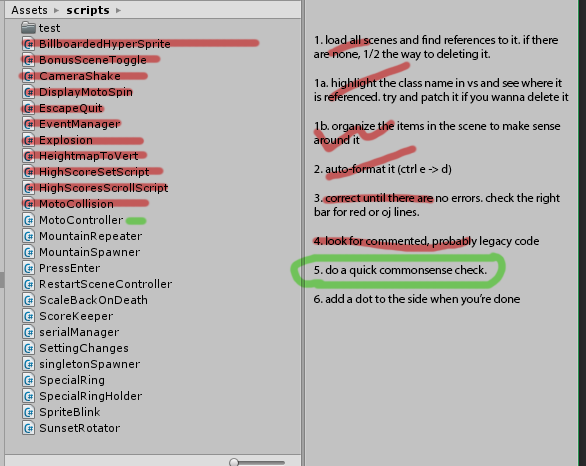
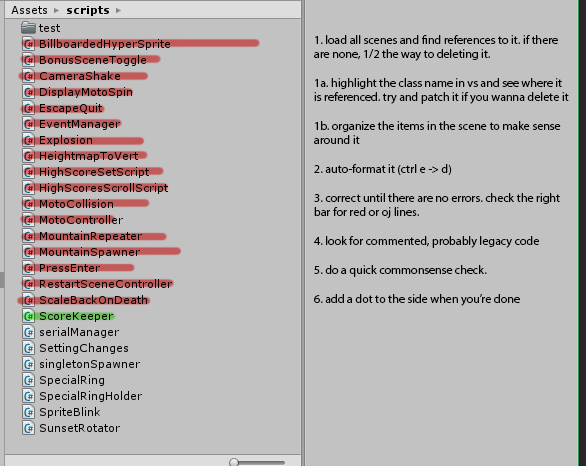
The second 586 × 466 image is a revision of the first. Changes to its layers:
painted on "checks" over (16, 37, 507, 321)
